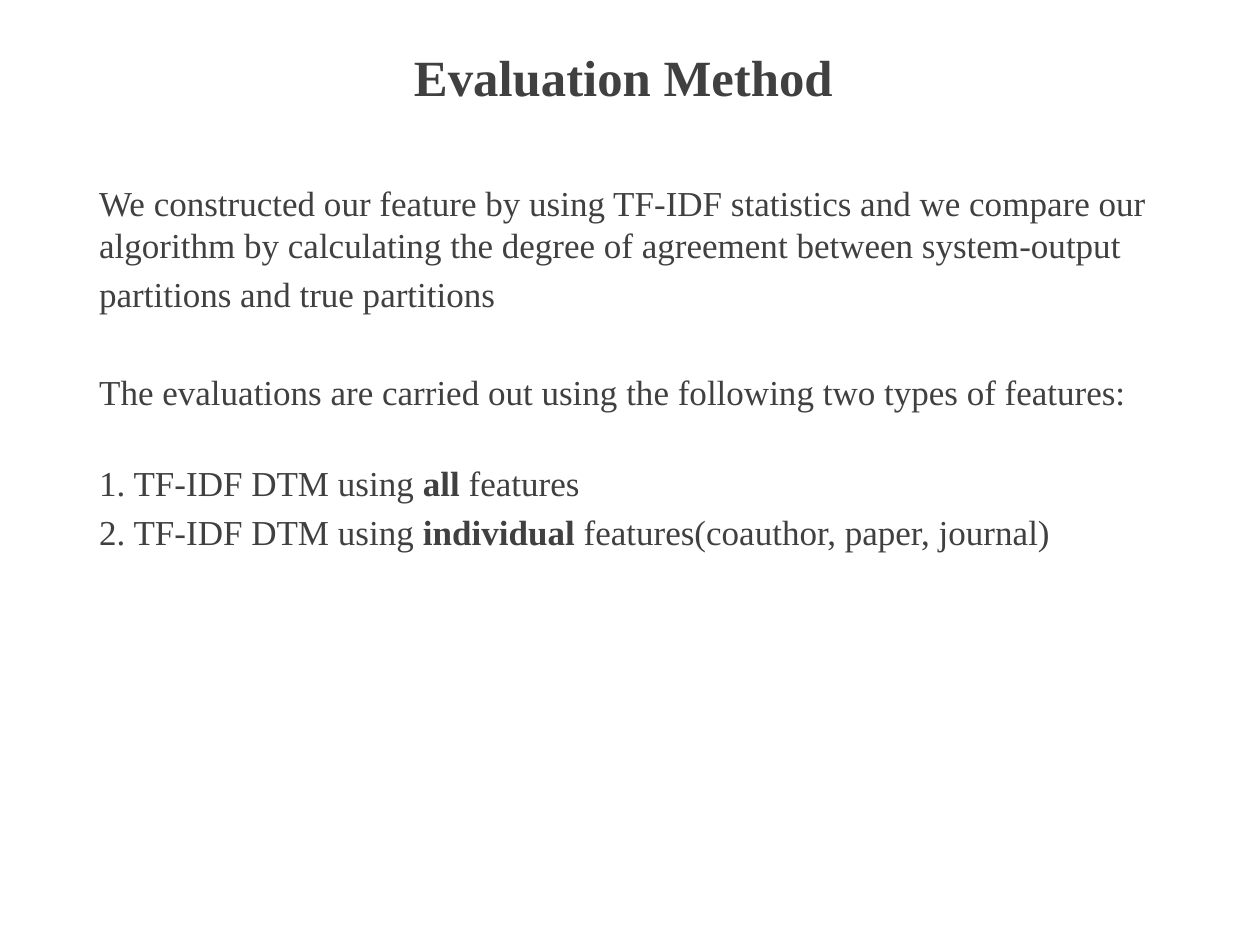
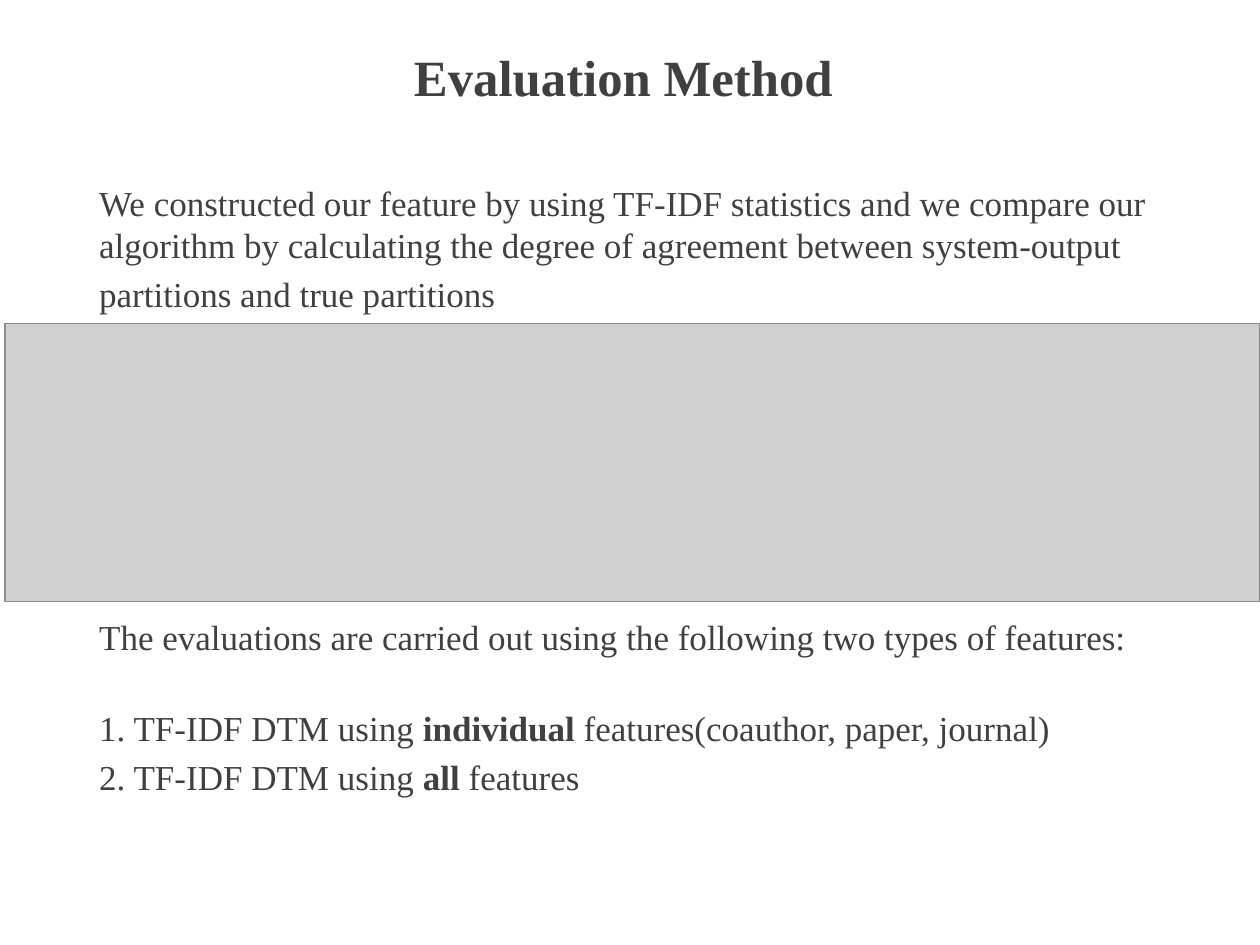
Before and after one commit to TZstatsADS/Spr2017-proj4-team13, a slide deck: slide 6 of doc/presentation.pptx. Drawn at 1260x945 pixels with LibreOffice and Linux fonts; fonts in the diff are those of the drawing; grey boxes stand for pictures; background and template pictures are left out. Boxes give left, top, right and bottom in pixels: in the first picture for what was removed or moved away, otherwise in the second. Text is boxed around its words. In the diff, an @@ line names an element or a change of style, - is before the commit and + after.

Commit message:
ppt

```diff
--- a/doc/presentation.pptx
+++ b/doc/presentation.pptx
@@ picture added at <box>5,324,1260,601</box> @@
@@ text at <box>99,716,1050,797</box>: text changed @@
-1. TF-IDF DTM using all features
-2. TF-IDF DTM using individual features(coauthor, paper, journal)
+1. TF-IDF DTM using individual features(coauthor, paper, journal)
+2. TF-IDF DTM using all features
```
Also in this commit, not shown: 1 other slide changed.
